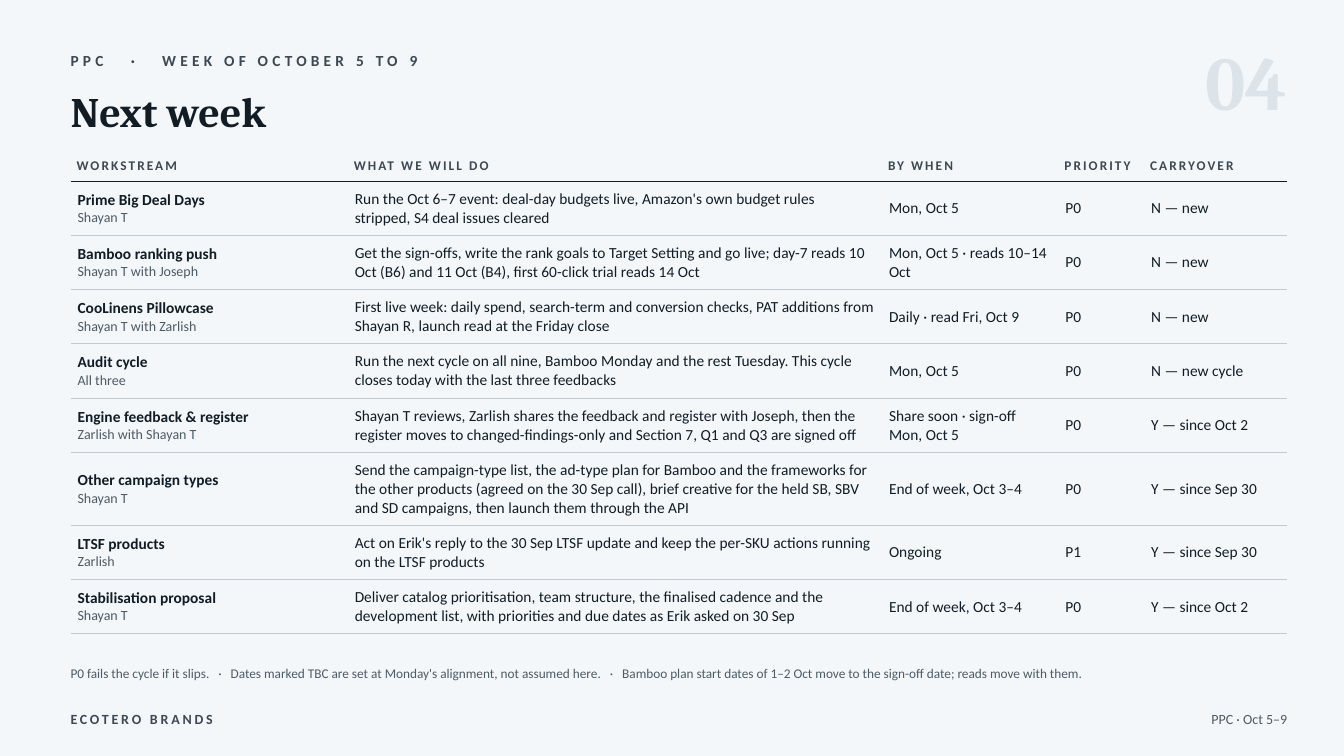
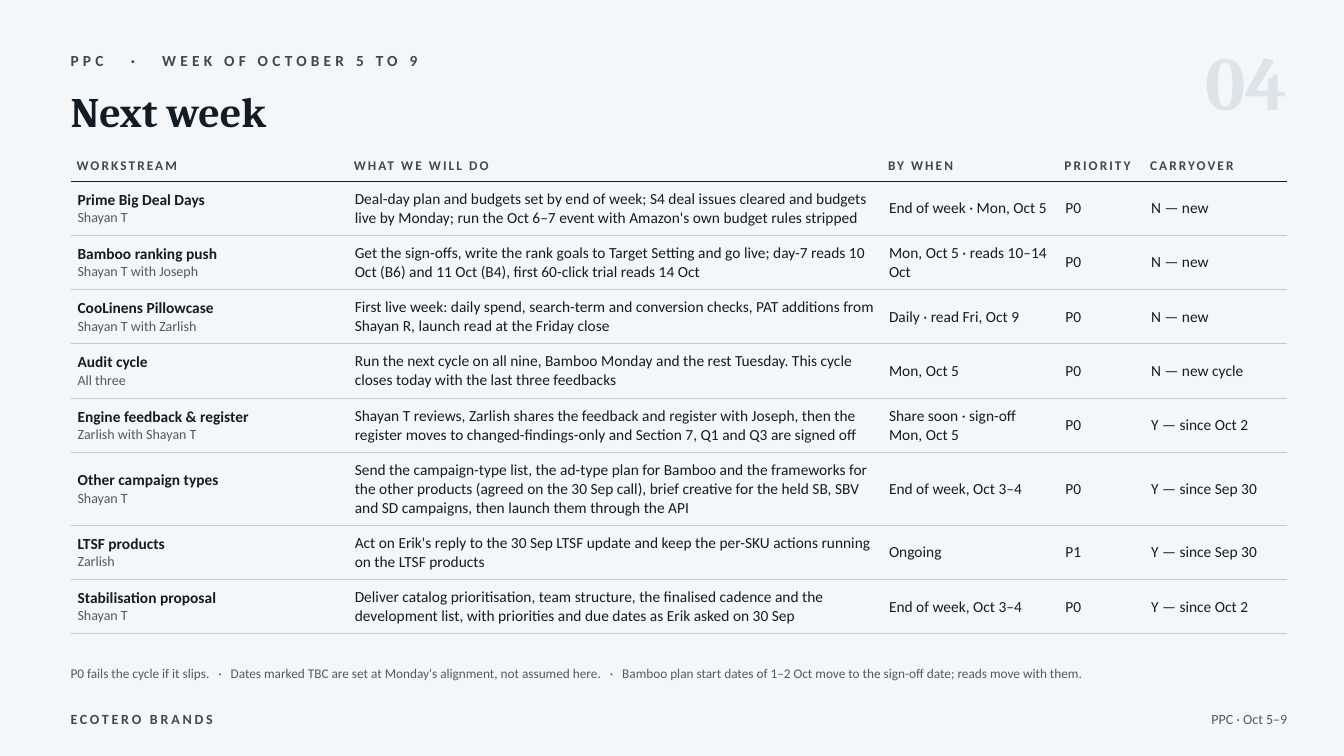
Before and after one commit to zarlish-web/PPC-Audit-, a slide deck: slide 5 of deliverables/PPC_Weekly_Review_Sep28-Oct2.pptx. Drawn at 1344x756 pixels with LibreOffice and Linux fonts; fonts in the diff are those of the drawing. Boxes give left, top, right and bottom in pixels: in the first picture for what was removed or moved away, otherwise in the second. Text is boxed around its words. In the diff, an @@ line names an element or a change of style, - is before the commit and + after.

```diff
--- a/deliverables/PPC_Weekly_Review_Sep28-Oct2.pptx
+++ b/deliverables/PPC_Weekly_Review_Sep28-Oct2.pptx
@@ table at (71,156,1288,628) @@
-row 2, column 2: Run the Oct 6–7 event: deal-day budgets live, Amazon's own budget rules stripped, S4 deal issues cleared
+row 2, column 2: Deal-day plan and budgets set by end of week; S4 deal issues cleared and budgets live by Monday; run the Oct 6–7 event with Amazon's own budget rules stripped
-row 2, column 3: Mon, Oct 5
+row 2, column 3: End of week · Mon, Oct 5
```
Also in this commit, not shown: 1 other slide changed.
